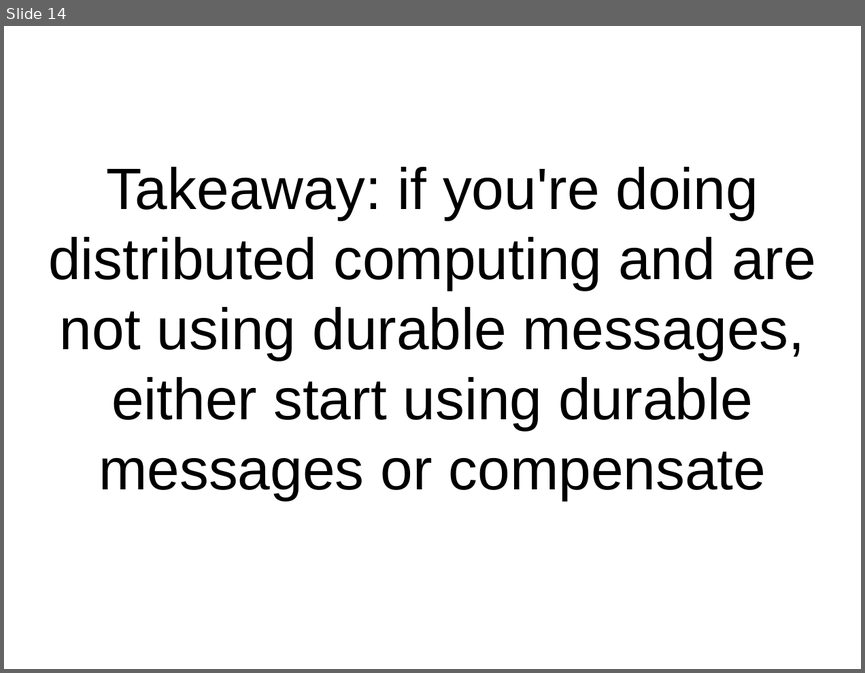
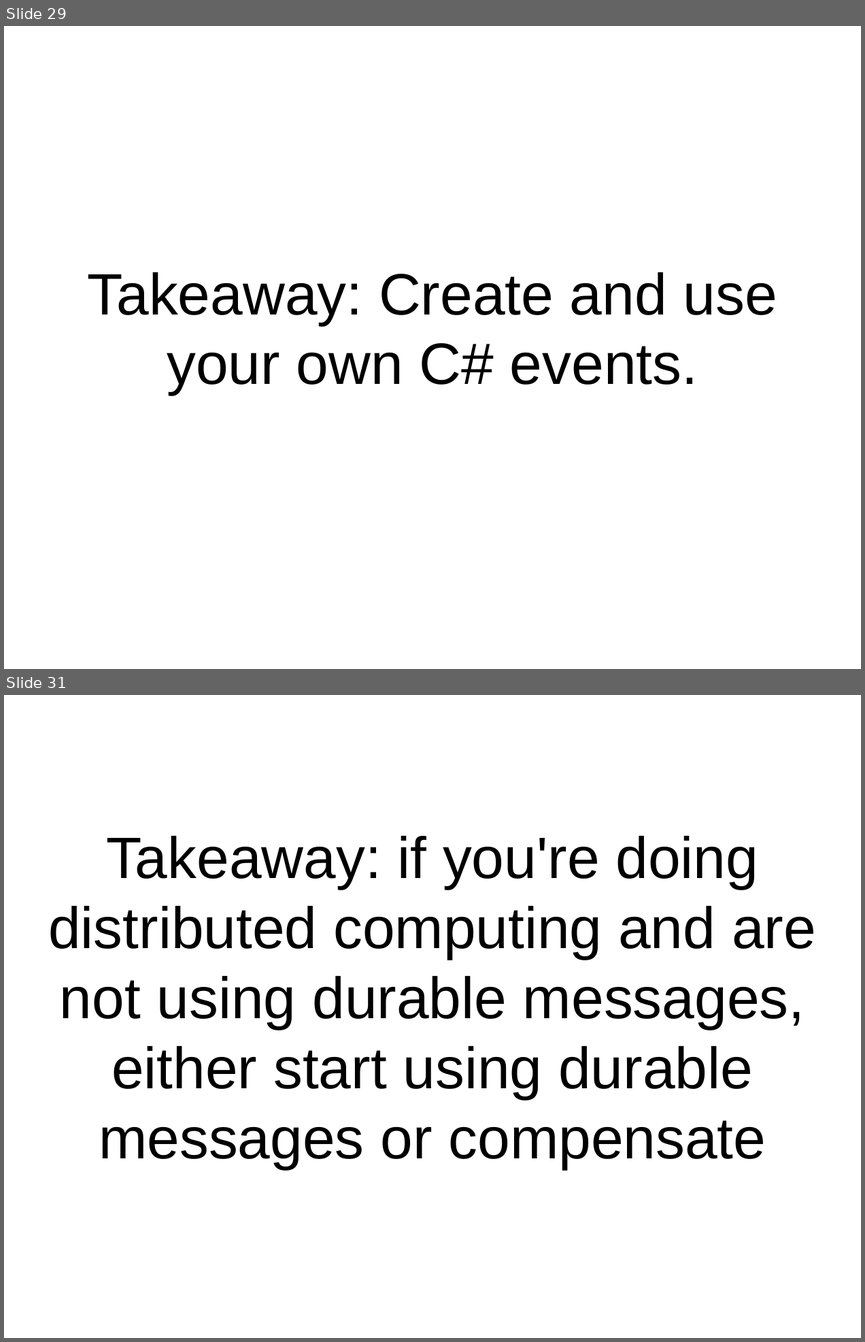
Before and after one commit to pseale/presentation-message-passing, a slide deck: message-passing.odp. Shown one above the other, each under a label of ours: slide 14 before the commit, slides 29 and 31 after it; the slides between them are not shown. The pictures are 865x673 and 865x1342 pixels, drawn with LibreOffice and Linux fonts; fonts in the diff are those of the drawing. Boxes give left, top, right and bottom in pixels: in the first picture for what was removed or moved away, otherwise in the second. Text is boxed around its words. In the diff, an @@ line names an element or a change of style, - is before the commit and + after.

```diff
--- a/message-passing.odp
+++ b/message-passing.odp
@@ slide 29 added at box(4, 26, 861, 669), background #FFFFFF @@
@@ subtitle added at box(87, 272, 777, 395), 54 pt, text #000000 @@
+Takeaway: Create and use your own C# events.
@@ what was slide 14 is now slide 31 @@
```
Also in this commit, not shown: 4 slides changed, 17 other slides added, 1 slide removed, 5 other files.
